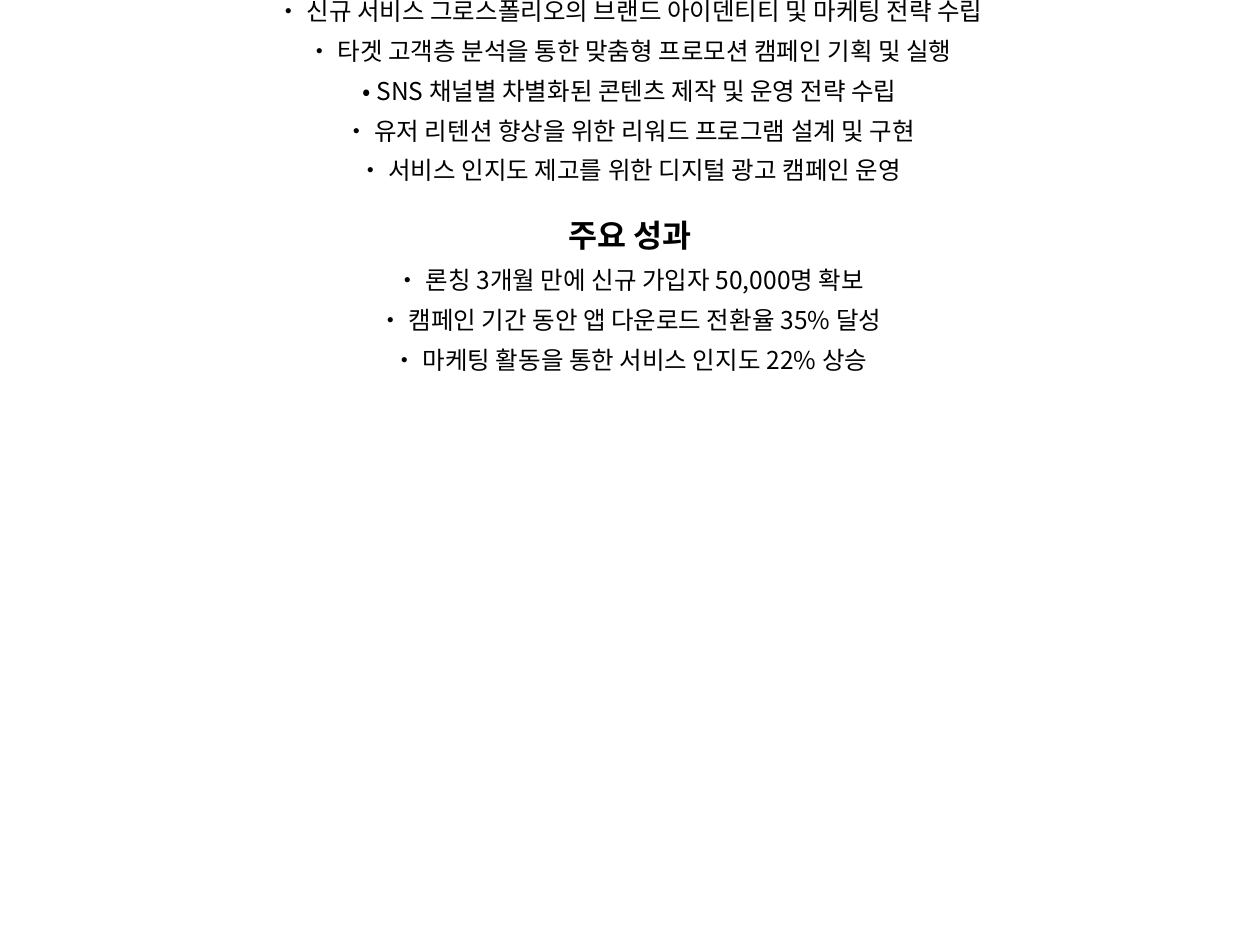
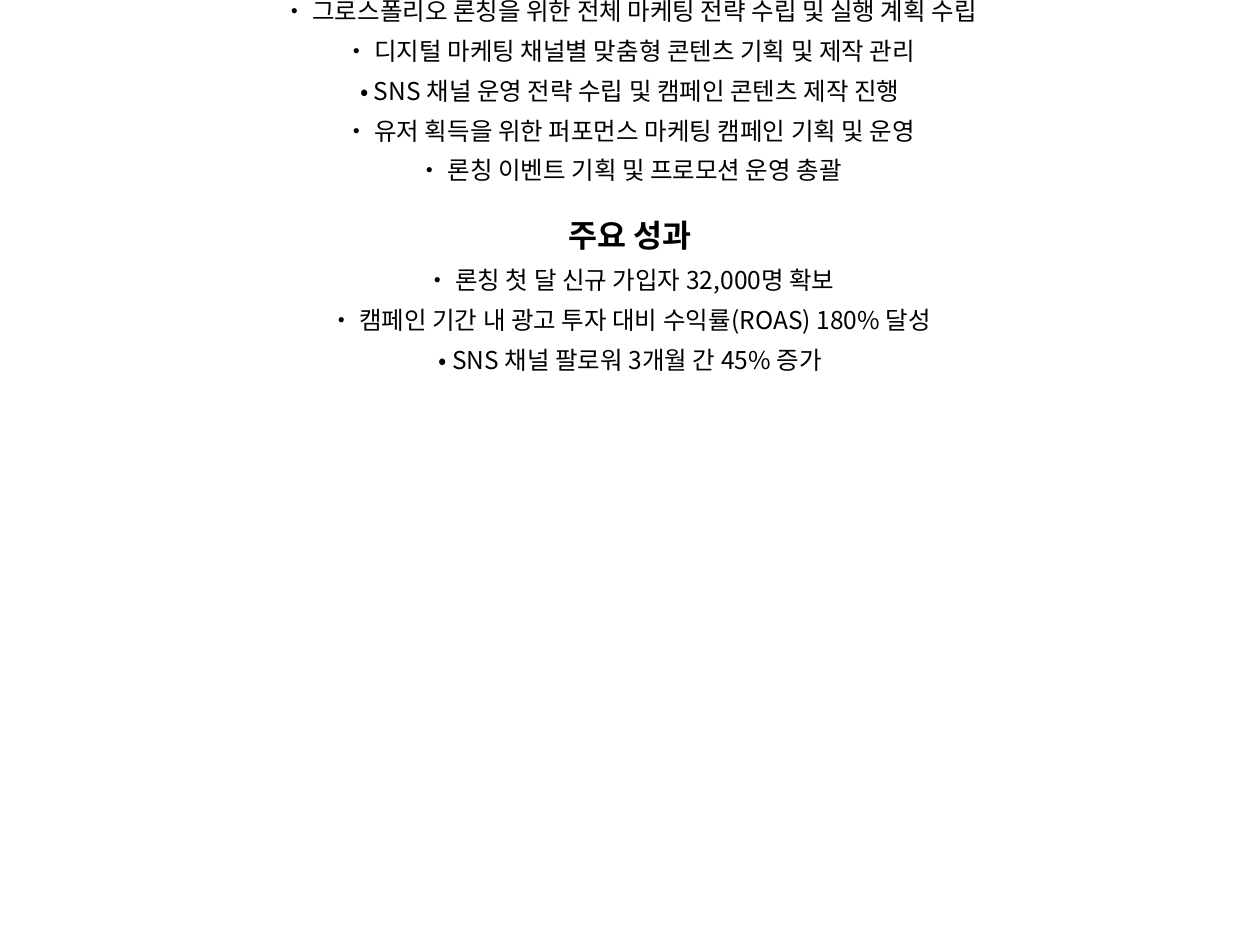
Before and after one commit to earningss793/GROWTHFOLIO2, a slide deck: slide 3 of output/portfolio.pptx. Drawn at 1260x945 pixels with LibreOffice and Linux fonts; fonts in the diff are those of the drawing. Boxes give left, top, right and bottom in pixels: in the first picture for what was removed or moved away, otherwise in the second. Text is boxed around its words. In the diff, an @@ line names an element or a change of style, - is before the commit and + after.

```diff
--- a/output/portfolio.pptx
+++ b/output/portfolio.pptx
@@ title at (312,0,977,181): text changed @@
-• 신규 서비스 그로스폴리오의 브랜드 아이덴티티 및 마케팅 전략 수립
-• 타겟 고객층 분석을 통한 맞춤형 프로모션 캠페인 기획 및 실행
-• SNS 채널별 차별화된 콘텐츠 제작 및 운영 전략 수립
-• 유저 리텐션 향상을 위한 리워드 프로그램 설계 및 구현
-• 서비스 인지도 제고를 위한 디지털 광고 캠페인 운영
+• 그로스폴리오 론칭을 위한 전체 마케팅 전략 수립 및 실행 계획 수립
+• 디지털 마케팅 채널별 맞춤형 콘텐츠 기획 및 제작 관리
+• SNS 채널 운영 전략 수립 및 캠페인 콘텐츠 제작 진행
+• 유저 획득을 위한 퍼포먼스 마케팅 캠페인 기획 및 운영
+• 론칭 이벤트 기획 및 프로모션 운영 총괄
@@ title at (359,268,931,371): text changed @@
-• 론칭 3개월 만에 신규 가입자 50,000명 확보
-• 캠페인 기간 동안 앱 다운로드 전환율 35% 달성
-• 마케팅 활동을 통한 서비스 인지도 22% 상승
+• 론칭 첫 달 신규 가입자 32,000명 확보
+• 캠페인 기간 내 광고 투자 대비 수익률(ROAS) 180% 달성
+• SNS 채널 팔로워 3개월 간 45% 증가
```
Also in this commit, not shown: 1 other slide changed.
